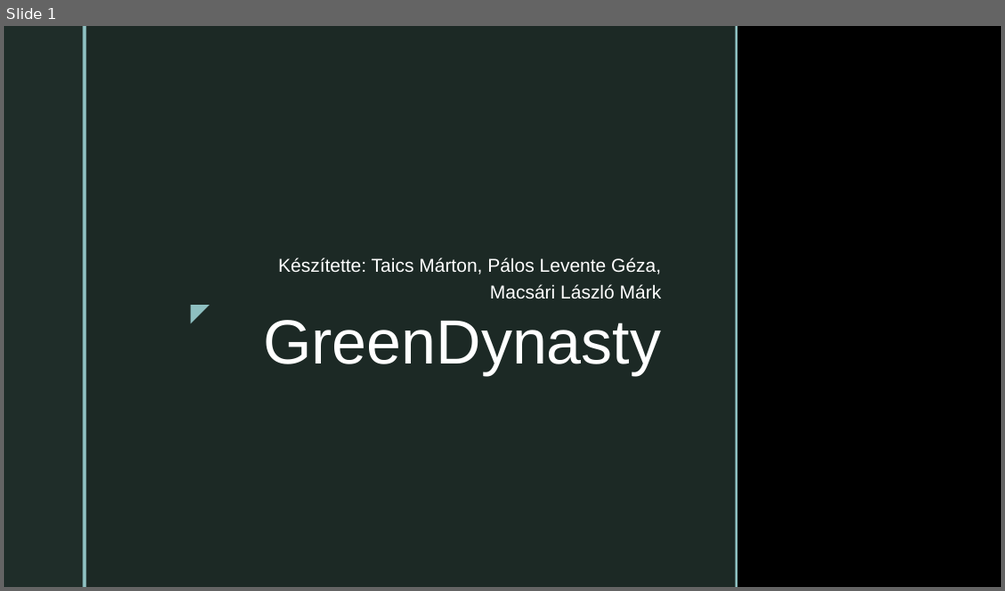
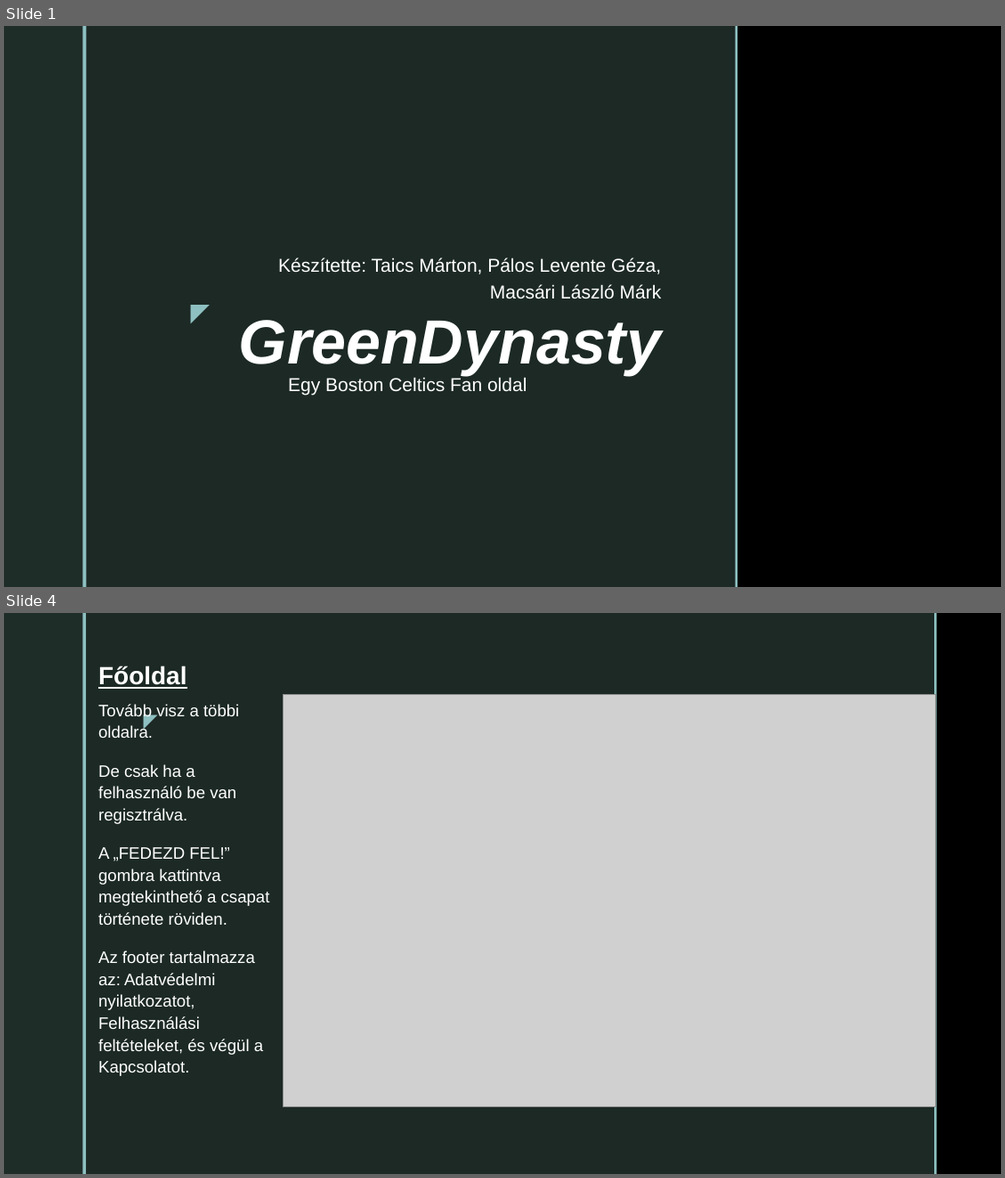
Before and after one commit to TaicsMrt/Vizsgafeladat, a slide deck: Vizsga.pptx. Shown one above the other, each under a label of ours: slide 1 before the commit, slides 1 and 4 after it; the slides between them are not shown. The pictures are 1005x591 and 1005x1178 pixels, drawn with LibreOffice and Linux fonts; fonts in the diff are those of the drawing; grey boxes stand for pictures; background and template pictures are left out. Boxes give left, top, right and bottom in pixels: in the first picture for what was removed or moved away, otherwise in the second. Text is boxed around its words. In the diff, an @@ line names an element or a change of style, - is before the commit and + after.

```diff
--- a/Vizsga.pptx
+++ b/Vizsga.pptx
@@ slide 4 added at bbox=[4, 613, 1001, 1174], background picture (left out); not listed: 2 template elements that a slide beside it also shows @@
@@ rectangle added at bbox=[86, 613, 934, 1174], fill #1F2D29 at 92% opacity @@
@@ rectangle added at bbox=[934, 613, 937, 1174], fill #8EC0C1 @@
@@ title added at bbox=[98, 666, 186, 689], 24 pt, text #FFFFFF, bold, underline @@
+Főoldal
@@ text added at bbox=[98, 704, 270, 1076], 16 pt, text #FFFFFF @@
+Tovább visz a többi oldalra.
+De csak ha a felhasználó be van regisztrálva.
+A „FEDEZD FEL!” gombra kattintva megtekinthető a csapat története röviden.
+Az footer tartalmazza az: Adatvédelmi nyilatkozatot, Felhasználási feltételeket, és végül a Kapcsolatot.
@@ text added at bbox=[131, 705, 165, 735], 18 pt, text #8EC0C1 @@
+◤
@@ picture added at bbox=[283, 695, 935, 1107] @@
@@ slide 1 changed as well @@
@@ title "GreenDynasty" at bbox=[239, 320, 661, 375]: bold on, italic on @@
@@ text added at bbox=[288, 376, 526, 394], 18 pt, text #FFFFFF @@
+Egy Boston Celtics Fan oldal
```
Also in this commit, not shown: 2 other slides changed, 3 other slides added, 4 slides removed.
